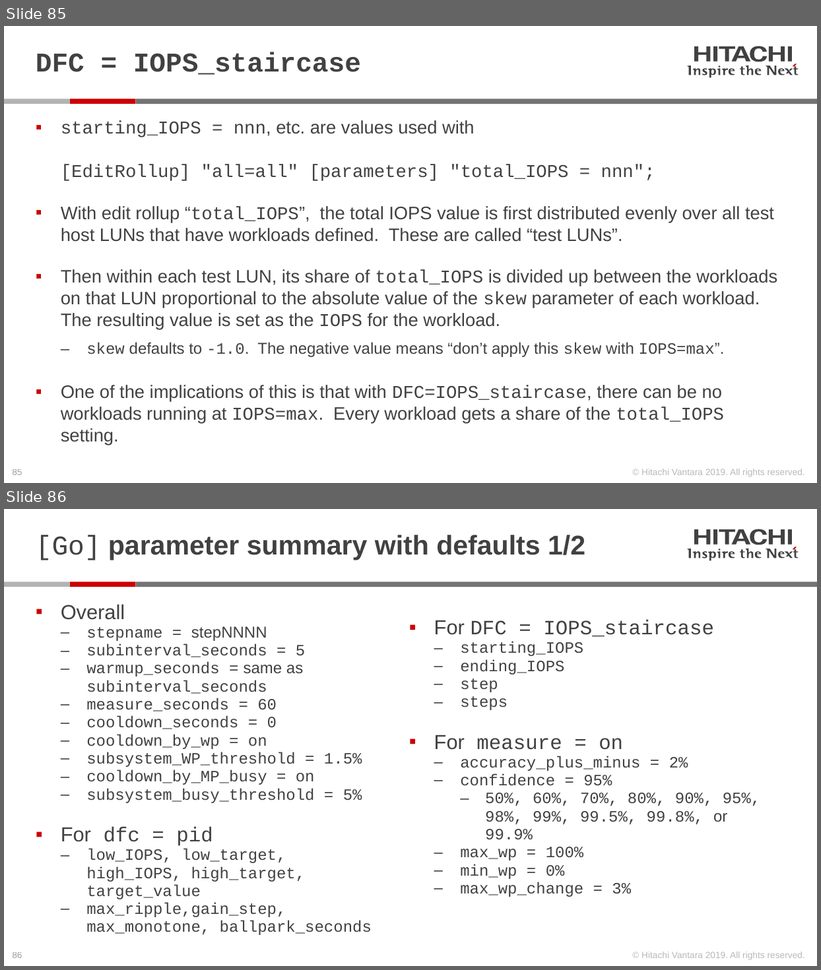
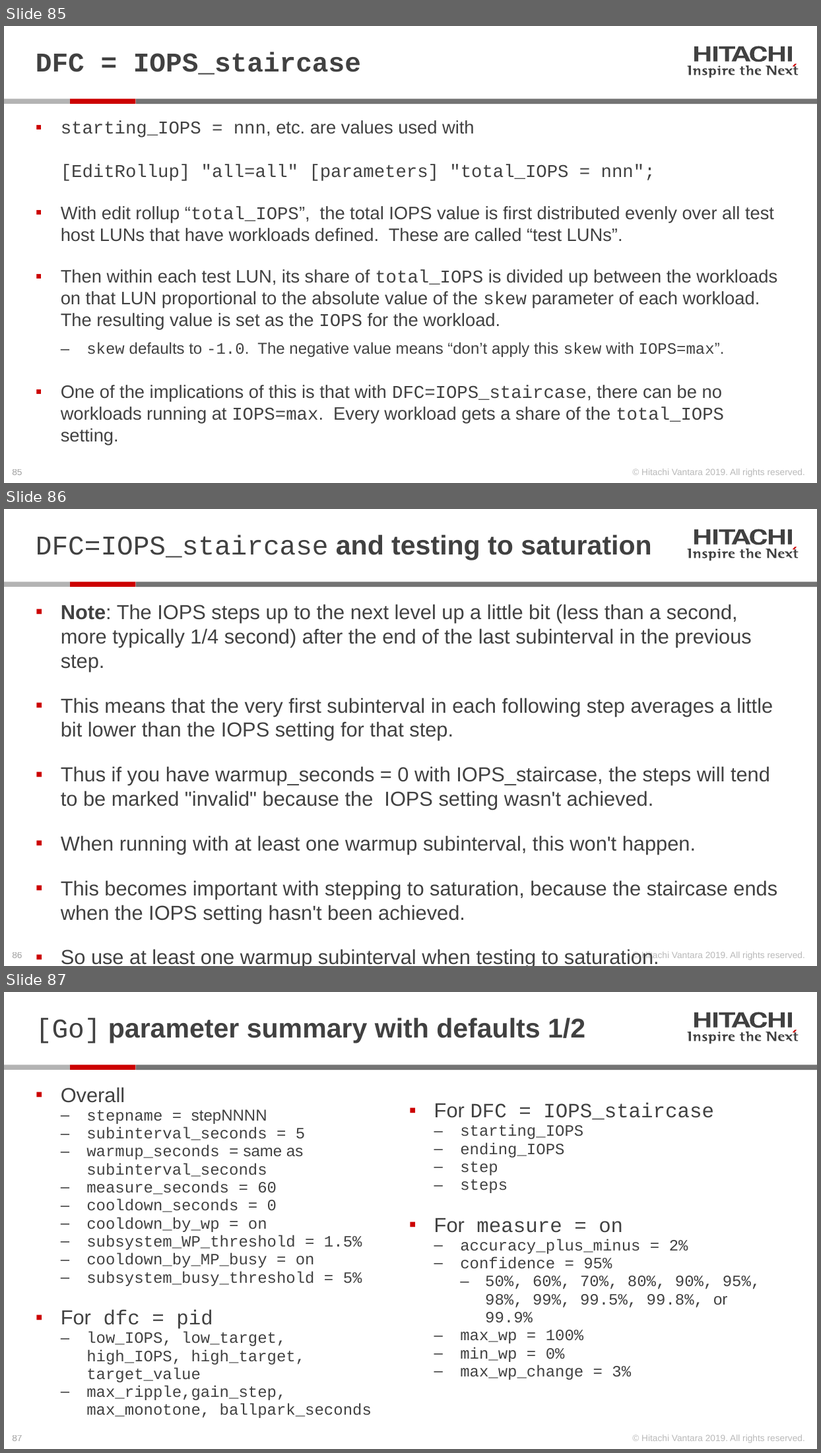
Before and after one commit to Hitachi-Data-Systems/ivy, a slide deck: doc/Programming the ivy engine.pptx. Shown one above the other, each under a label of ours: slides 85 and 86 before the commit, slides 85, 86 and 87 after it. The pictures are 821x970 and 821x1453 pixels, drawn with LibreOffice and Linux fonts; fonts in the diff are those of the drawing. Boxes give left, top, right and bottom in pixels: in the first picture for what was removed or moved away, otherwise in the second. Text is boxed around its words. In the diff, an @@ line names an element or a change of style, - is before the commit and + after.

```diff
--- a/doc/Programming the ivy engine.pptx
+++ b/doc/Programming the ivy engine.pptx
@@ slide 86 added at bbox=[4, 509, 817, 966], background #FFFFFF; not listed: 28 template elements that a slide beside it also shows @@
@@ title added at bbox=[36, 535, 651, 560], 24 pt, text #414141, bold @@
+DFC=IOPS_staircase and testing to saturation
@@ text added at bbox=[61, 604, 778, 966], 18 pt, text #414141 @@
+▪ Note: The IOPS steps up to the next level up a little bit (less than a second, more typically 1/4 second) after the end of the last subinterval in the previous step.
+▪ This means that the very first subinterval in each following step averages a little bit lower than the IOPS setting for that step.
+▪ Thus if you have warmup_seconds = 0 with IOPS_staircase, the steps will tend to be marked "invalid" because the IOPS setting wasn't achieved.
+▪ When running with at least one warmup subinterval, this won't happen.
+▪ This becomes important with stepping to saturation, because the staircase ends when the IOPS setting hasn't been achieved.
+▪ So use at least one warmup subinterval when testing to saturation.
@@ what was slide 86 is now slide 87 @@
@@ page number at bbox=[12, 1436, 22, 1441]: text changed @@
-86
+87
```
Also in this commit, not shown: 1 slide changed, 12 other files.
